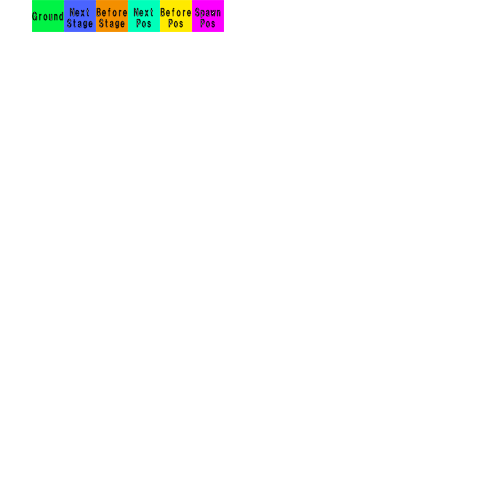
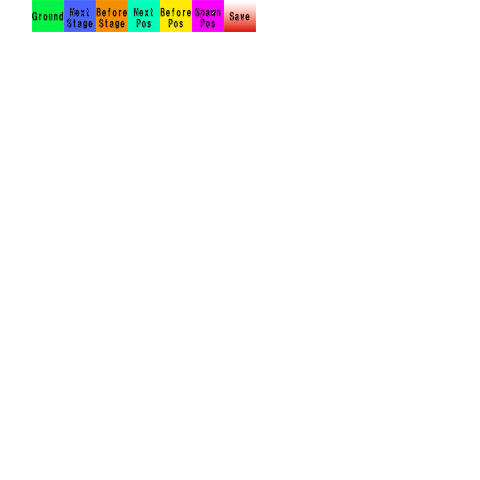
Revision of a layered 480x480 image; what changed, layer by layer:
added group "セーブ座標" with 2 layers above "次のステージ" over (224, 1, 256, 32)
added layer "Save" in group "セーブ座標" over (229, 11, 250, 21)
added layer "レイヤー 7" in group "セーブ座標" over (224, 1, 256, 32)
removed layer "背景" over (224, 1, 256, 32)
